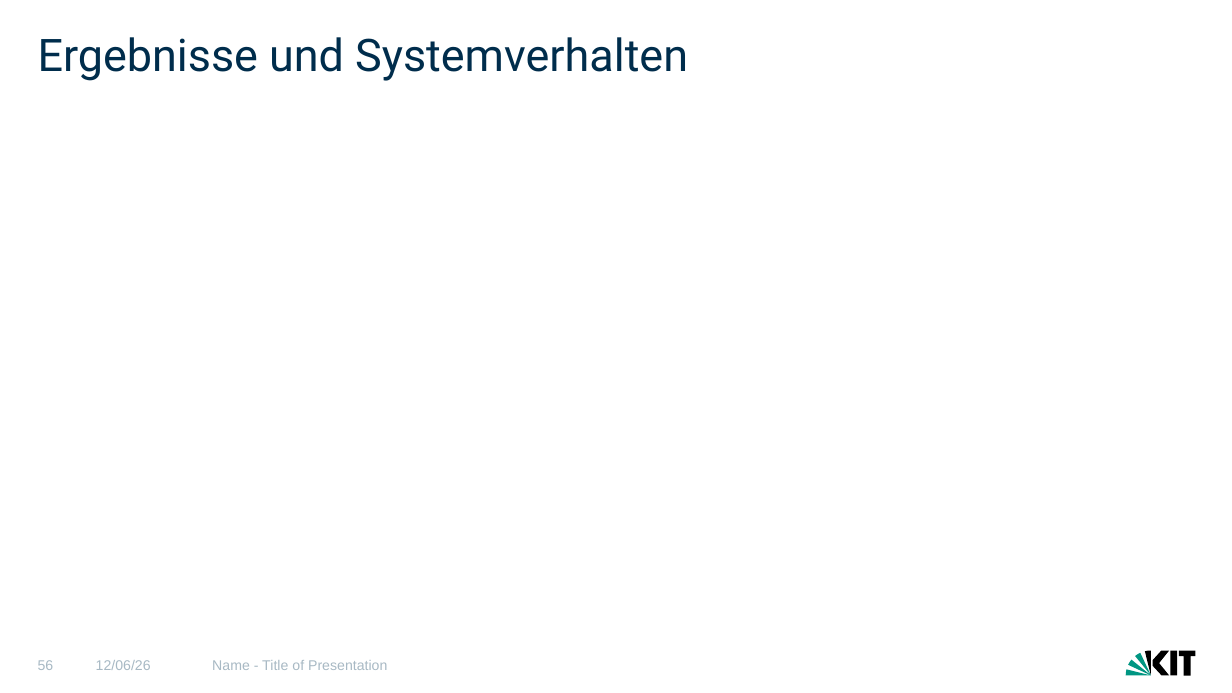
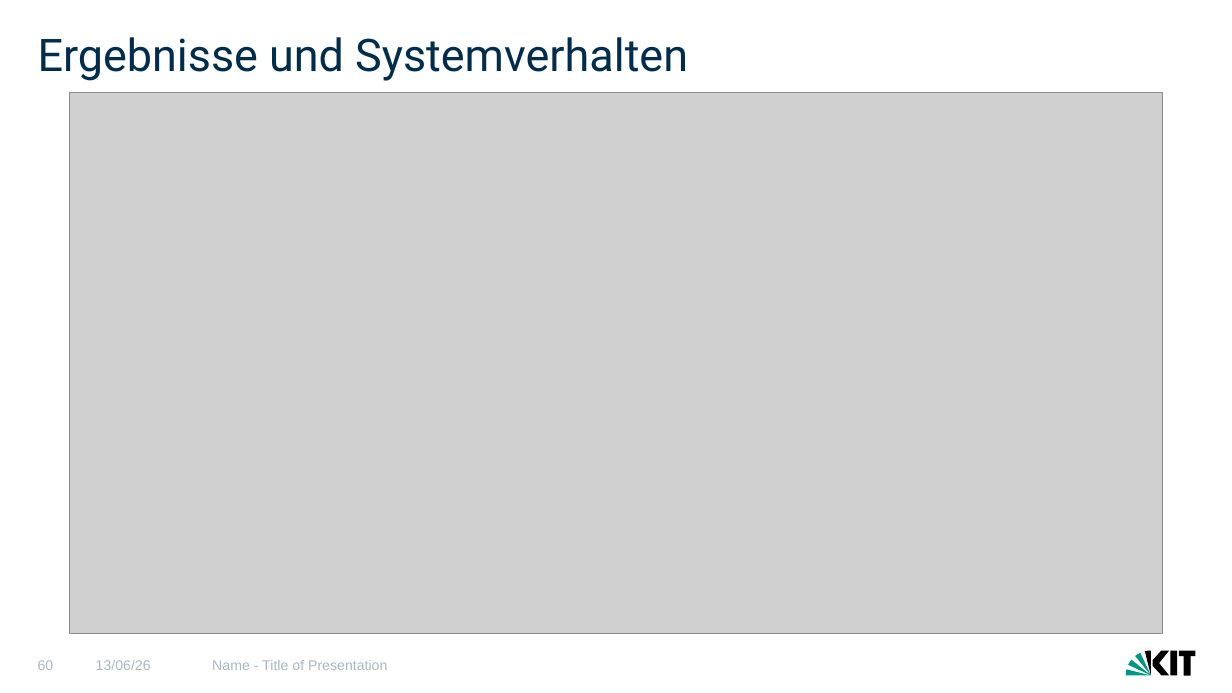
Before and after one commit to MCITBA/Lok_Prak_Rob, a slide deck: slide 60 of Finale_Präsentation_erw.pptx (slide 56 before the commit). Drawn at 1232x693 pixels with LibreOffice and Linux fonts; fonts in the diff are those of the drawing; grey boxes stand for pictures. Boxes give left, top, right and bottom in pixels: in the first picture for what was removed or moved away, otherwise in the second. Text is boxed around its words. In the diff, an @@ line names an element or a change of style, - is before the commit and + after.

```diff
--- a/Finale_Präsentation_erw.pptx
+++ b/Finale_Präsentation_erw.pptx
@@ picture added at box(69, 92, 1163, 634) @@
@@ page number at box(38, 660, 54, 670): text changed @@
-56
+60
```
Also in this commit, not shown: 2 other slides changed, 4 slides added, 5 other files.
